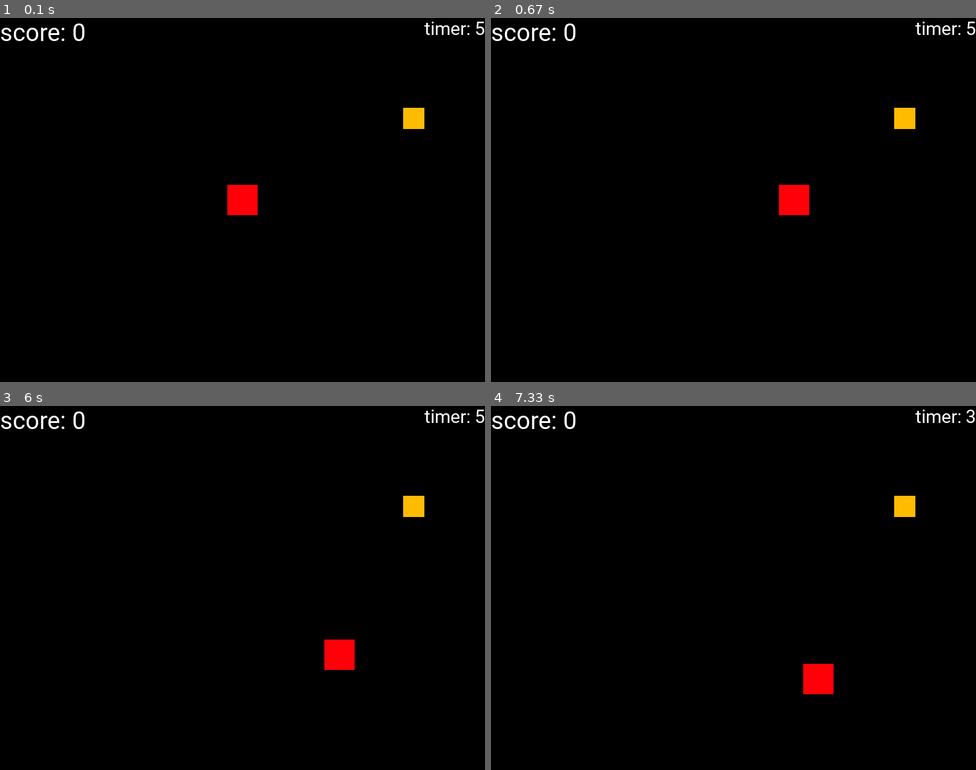
Above: before the commit, frames 1-4 (two rows, left to right).
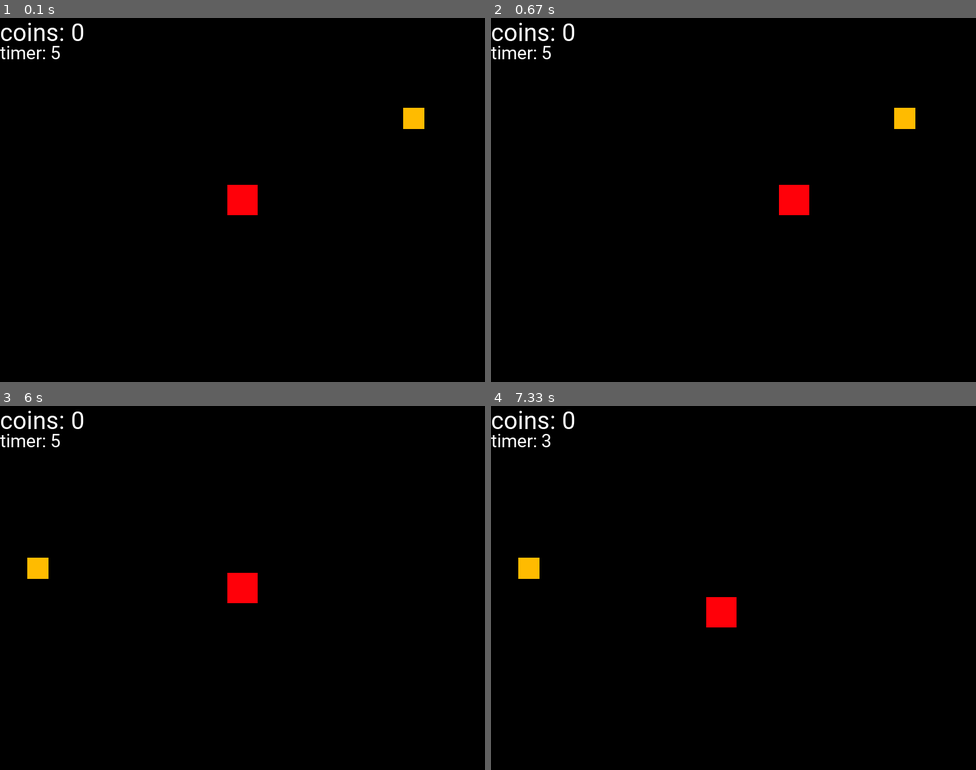
Above: after the commit, the same moments.

Repository: neczju/mysandbox
Game: pygame game, started from py/pygame/getcoin/getcoin.py
The game is run twice, just before and just after one commit, with the same random seed, the same clock (stepped at 60 frames per second) and the same inputs.
Inputs:
- Up to frame 1 (0.1 s): no input
- Up to frame 2 (0.67 s): hold D from 0.33 s (still down)
- Up to frame 3 (6 s): release D at 0.8 s; hold W 0.83-1.13 s; hold D 1.17-1.63 s; hold A 1.67-2.2 s; hold S 2.23-2.53 s; hold A 2.57-2.97 s; hold D 3-3.37 s; hold D 3.4-4.03 s; hold S 4.07-4.43 s; hold A 4.47-4.93 s; tap Space at 5.8 s
- Up to frame 4 (7.33 s): hold D 6.13-6.6 s; hold A 6.63-7.17 s; hold S from 7.2 s (still down)

The runs differ from the first frame. In frame 1, 0.6% of the frame differs, in the area x 0-100%, y 1-12%; in frame 2, 0.6%; in frame 3, 2.1%, in the area x 0-100%, y 1-73%; in frame 4, 2.1%.

Commit message:
updated getcoin

Diff:
--- a/py/pygame/getcoin/getcoin.py
+++ b/py/pygame/getcoin/getcoin.py
@@ -2,9 +2,28 @@
 from pathlib import Path
 import random
 
+def score_display(color):
+    score_text = score_font.render(f'coins: {player_score}', True, color)
+    score_rect = score_text.get_rect(topleft = (0, 0))
+    screen.blit(score_text, score_rect)
+
+def timer_display():
+    timer_text = timer_font.render(f'timer: {counter}', True, 'white')
+    timer_rect = timer_text.get_rect(topleft = (0, 40))
+    screen.blit(timer_text, timer_rect)
+
+def pickupcoin_sfx():
+    pygame.mixer.music.load(Path('audio/pickupcoin.wav'))
+    pygame.mixer.music.play()
+
+def gameover_sfx():
+    pygame.mixer.music.load(Path('audio/explosion.wav'))
+    pygame.mixer.music.play()
+
 pygame.init()
 
 screen = pygame.display.set_mode((800, 600))
+pygame.display.set_caption('getcoin!')
 running = True
 clock = pygame.time.Clock()
 dt = 0 # deltatime
@@ -17,14 +36,9 @@
 player_surf = pygame.image.load(Path('assets/player_sprite.png')).convert_alpha()
 player_rect = player_surf.get_rect(center = (screen.get_width() / 2, screen.get_height() / 2))
 player_speed = 300
-player_pos = pygame.Vector2(player_rect.x, player_rect.y)
-
-# Score
-player_score = 0
-score_text = score_font.render(f'score: {player_score}', True, 'white')
-score_rect = score_text.get_rect(topleft = (0, 0))
 
 # Coin
+player_score = 0
 coin_surf = pygame.image.load(Path('assets/coin_sprite.png')).convert_alpha()
 coin_rect = coin_surf.get_rect(topleft = (-100, -100))
 
@@ -33,7 +47,6 @@
 counter = 5
 pygame.time.set_timer(pygame.USEREVENT, 1000)
 timer_text = timer_font.render(f'timer: {counter}', True, 'white')
-timer_rect = timer_text.get_rect(topright = (800, 0))
 
 # Game over
 gameover_font = pygame.font.Font(Path('fonts/Roboto-Regular.ttf'), 50)
@@ -44,20 +57,24 @@
     for event in pygame.event.get():
         if event.type == pygame.WINDOWCLOSE:
             running = False
+        if event.type == pygame.KEYDOWN and event.key == pygame.K_ESCAPE:
+            running = False
         if event.type == pygame.USEREVENT:
             counter -= 1
-            if counter <= 0:
+            if counter == 0:
+                gameover_sfx()
                 game_active = False
         if event.type == pygame.KEYDOWN and event.key == pygame.K_SPACE and not game_active:
             game_active = True
             counter = 5
             player_score = 0
+            coin_rect = coin_surf.get_rect(topleft = (-100, -100))
+            player_rect = player_surf.get_rect(center = (screen.get_width() / 2, screen.get_height() / 2))
+
 
 
     if game_active:
-        # Draw
         screen.fill('black')
-
 
         # Player movement
         keys = pygame.key.get_pressed()
@@ -81,13 +98,13 @@
 
         if player_rect.colliderect(coin_rect):
             counter = 5
+            pickupcoin_sfx()
             coin_rect.topleft = (-100, -100)
             player_score += 1
 
         screen.blit(player_surf, player_rect)
 
         # Coin logic
-        #if coin_rect.x <= 0 or coin_rect.y <= 0 or coin_rect.x >= screen.get_width() or coin_rect.y >= screen.get_height():
         if coin_rect.left <= 0 or coin_rect.right >= 800 or coin_rect.top <= 0 or coin_rect.bottom >= 600:
             coin_rect.x = random.randint(0, screen.get_width())
             coin_rect.y = random.randint(0, screen.get_height())
@@ -95,19 +112,16 @@
             screen.blit(coin_surf, coin_rect)
 
         # Update timer and core
-        score_text = score_font.render(f'score: {player_score}', True, 'white')
-        timer_text = timer_font.render(f'timer: {counter}', True, 'white')
+        score_display('white')
+        timer_display()
 
         # Draw timer and core
-        screen.blit(score_text, score_rect)
-        screen.blit(timer_text, timer_rect)
+
 
     else:
         screen.fill('white')
-        score_text = score_font.render(f'score: {player_score}', True, 'black')
-
+        score_display('black')
         screen.blit(gameover_text, gameover_rect)
-        screen.blit(score_text, score_rect)
 
 
     pygame.display.update()
Not shown, added: py/pygame/getcoin/audio/explosion.wav
Not shown, added: py/pygame/getcoin/audio/pickupcoin.wav
